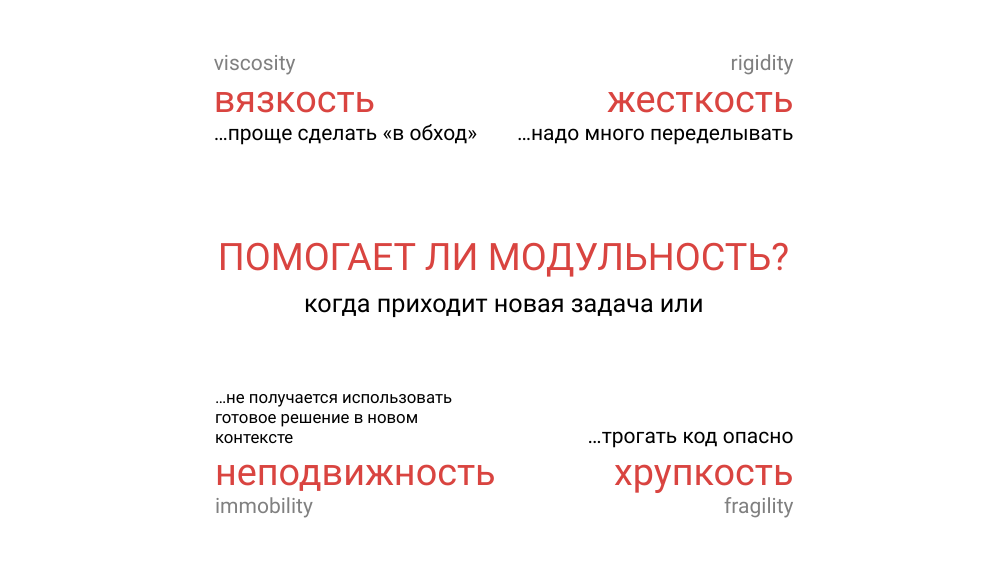
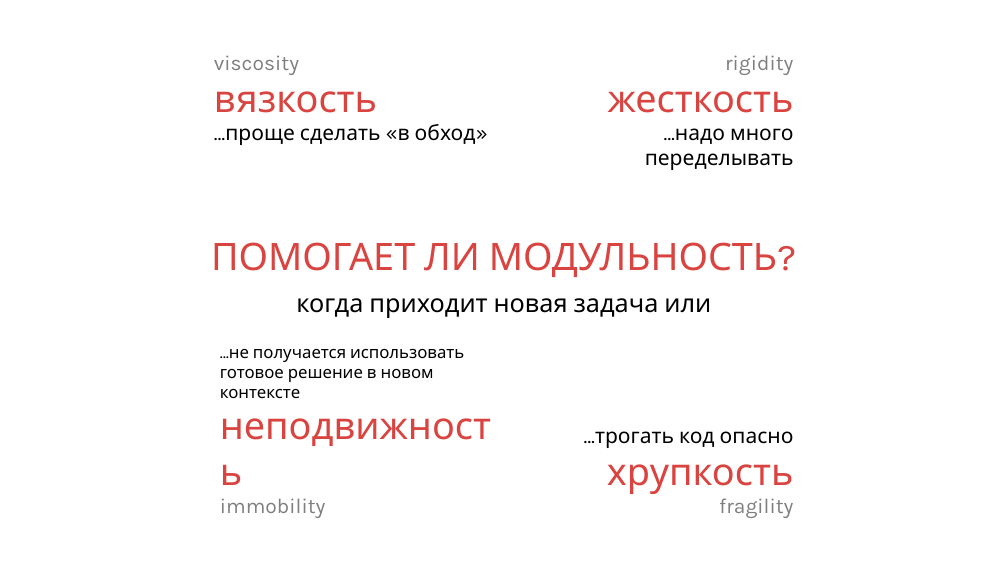
Before and after one commit to kontur-courses/clean-code, a slide deck: slide 15 of clean-code.pptx. Drawn at 1008x567 pixels with LibreOffice and Linux fonts; fonts in the diff are those of the drawing. Boxes give left, top, right and bottom in pixels: in the first picture for what was removed or moved away, otherwise in the second. Text is boxed around its words. In the diff, an @@ line names an element or a change of style, - is before the commit and + after.

```diff
--- a/clean-code.pptx
+++ b/clean-code.pptx
@@ text "viscosity" at (214,55,476,145): font Roboto to Karla; text colour #808080 to #7F7F7F in "viscosity" @@
@@ text "rigidity" at (608,55,794,170): font Roboto to Karla; text colour #808080 to #7F7F7F in "rigidity" @@
@@ title "ПОМОГАЕТ ЛИ МОДУЛЬНОСТЬ?" at (211,242,777,277): font Roboto to Karla @@
@@ text "когда приходит новая задача или" at (296,298,711,318): font Roboto to Karla @@
@@ text "…не получается использовать готовое решение ..." at (220,349,464,518): font Roboto to Karla; text colour #808080 to #7F7F7F in "immobility" @@
@@ text "…трогать код опасно" at (595,431,794,518): font Roboto to Karla; text colour #808080 to #7F7F7F in "fragility" @@
```
Also in this commit, not shown: 75 other slides changed, 7 slides added, 3 other files.
